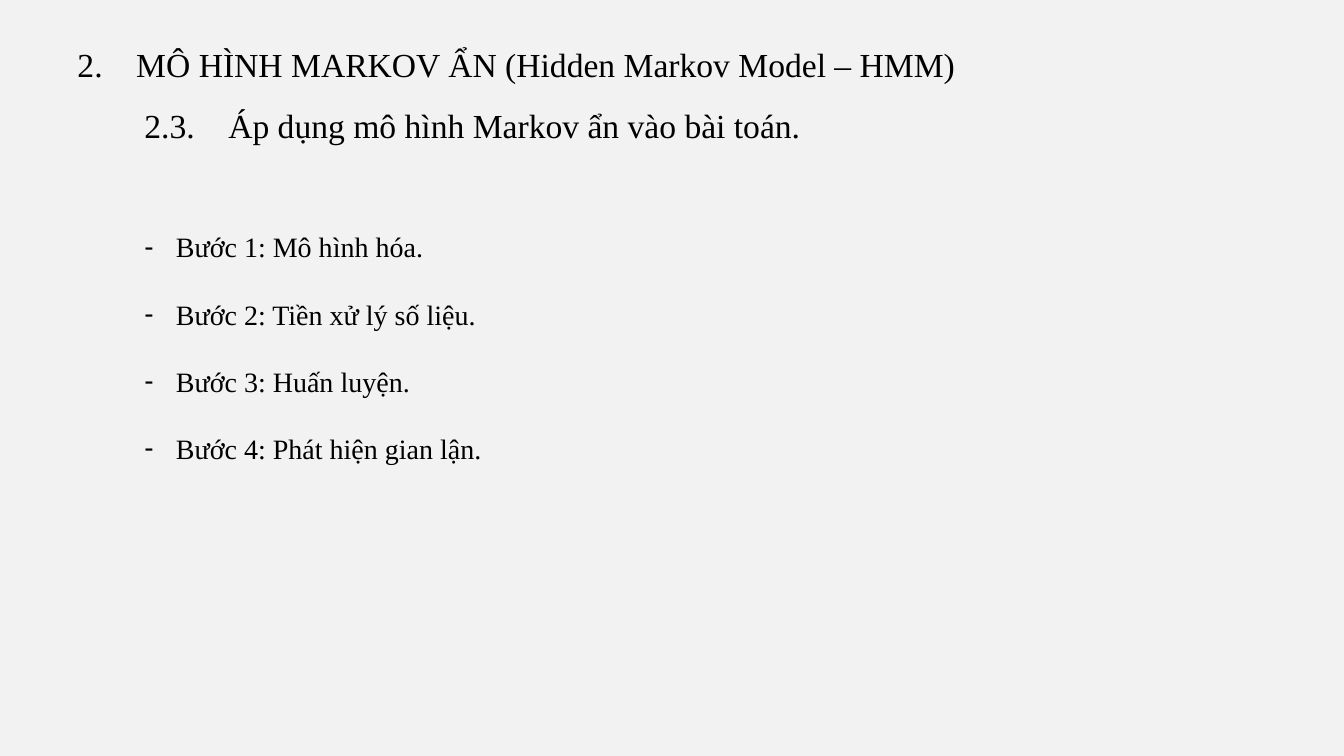
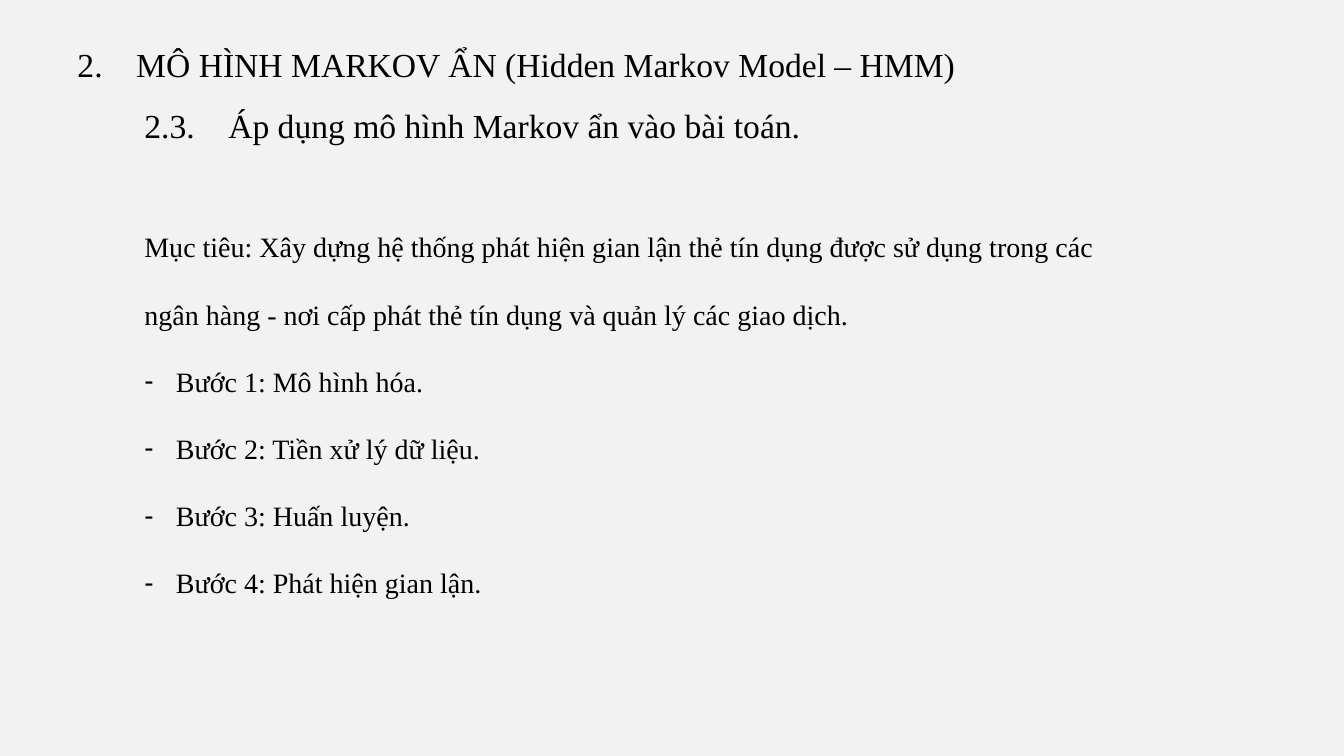
Before and after one commit to vulinh48936/bao_cao_mo_hinh_ngau_nhien, a slide deck: slide 11 of Slide/HMM.pptx (slide 8 before the commit). Drawn at 1344x756 pixels with LibreOffice and Linux fonts; fonts in the diff are those of the drawing. Boxes give left, top, right and bottom in pixels: in the first picture for what was removed or moved away, otherwise in the second. Text is boxed around its words. In the diff, an @@ line names an element or a change of style, - is before the commit and + after.

```diff
--- a/Slide/HMM.pptx
+++ b/Slide/HMM.pptx
@@ text at box(144, 236, 1092, 330): paragraph added @@
+Mục tiêu: Xây dựng hệ thống phát hiện gian lận thẻ tín dụng được sử dụng trong các ngân hàng - nơi cấp phát thẻ tín dụng và quản lý các giao dịch.
@@ text at box(176, 438, 480, 465): text changed @@
-– Bước 2: Tiền xử lý số liệu.
+– Bước 2: Tiền xử lý dữ liệu.
```
Also in this commit, not shown: 6 other slides changed, 7 slides added, 6 other files.
